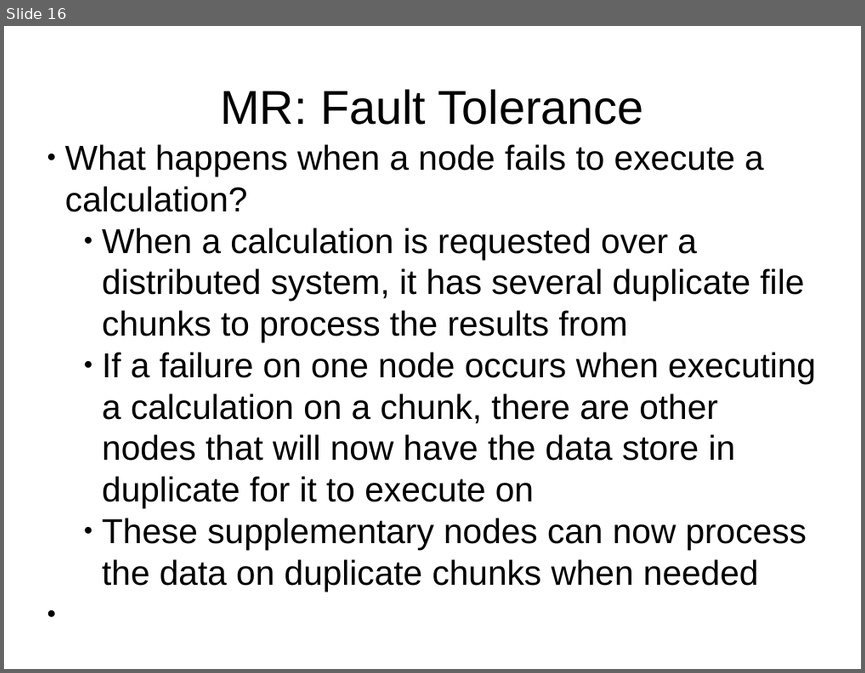
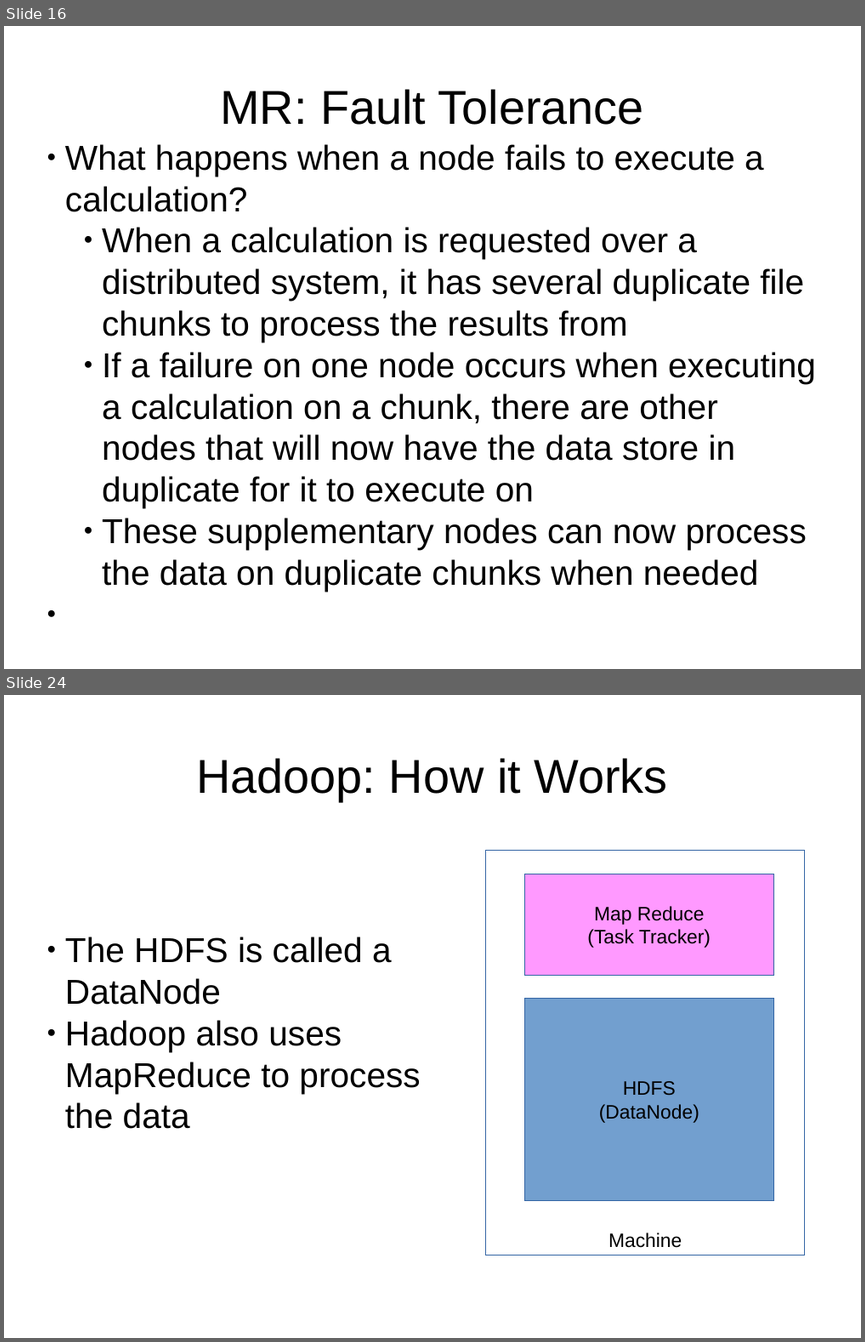
Before and after one commit to twcannon/MSDataSci, a slide deck: CSIS604/projects/assignment_4/assignment_4_ppt.pptx. Shown one above the other, each under a label of ours: slide 16 before the commit, slides 16 and 24 after it; the slides between them are not shown. The pictures are 865x673 and 865x1342 pixels, drawn with LibreOffice and Linux fonts; fonts in the diff are those of the drawing. Boxes give left, top, right and bottom in pixels: in the first picture for what was removed or moved away, otherwise in the second. Text is boxed around its words. In the diff, an @@ line names an element or a change of style, - is before the commit and + after.

```diff
--- a/CSIS604/projects/assignment_4/assignment_4_ppt.pptx
+++ b/CSIS604/projects/assignment_4/assignment_4_ppt.pptx
@@ slide 24 added at (4, 695, 861, 1338), background #FFFFFF @@
@@ text added at (196, 758, 667, 801), 44 pt, text #000000 @@
+Hadoop: How it Works
@@ rectangle added at (486, 851, 805, 1255), outline #3465A4 0.75 pt, 18 pt, text #000000 @@
+Machine
@@ rectangle added at (525, 873, 774, 975), fill #FF99FF, outline #3465A4 0.75 pt, 18 pt, text #000000 @@
+Map Reduce
+(Task Tracker)
@@ text added at (65, 936, 420, 1129), 32 pt, text #000000 @@
+● The HDFS is called a DataNode
+● Hadoop also uses MapReduce to process the data
@@ rectangle added at (525, 998, 774, 1201), fill #729FCF, outline #3465A4 0.75 pt, 18 pt, text #000000 @@
+HDFS
+(DataNode)
```
Also in this commit, not shown: 3 slides changed, 11 other slides added.
